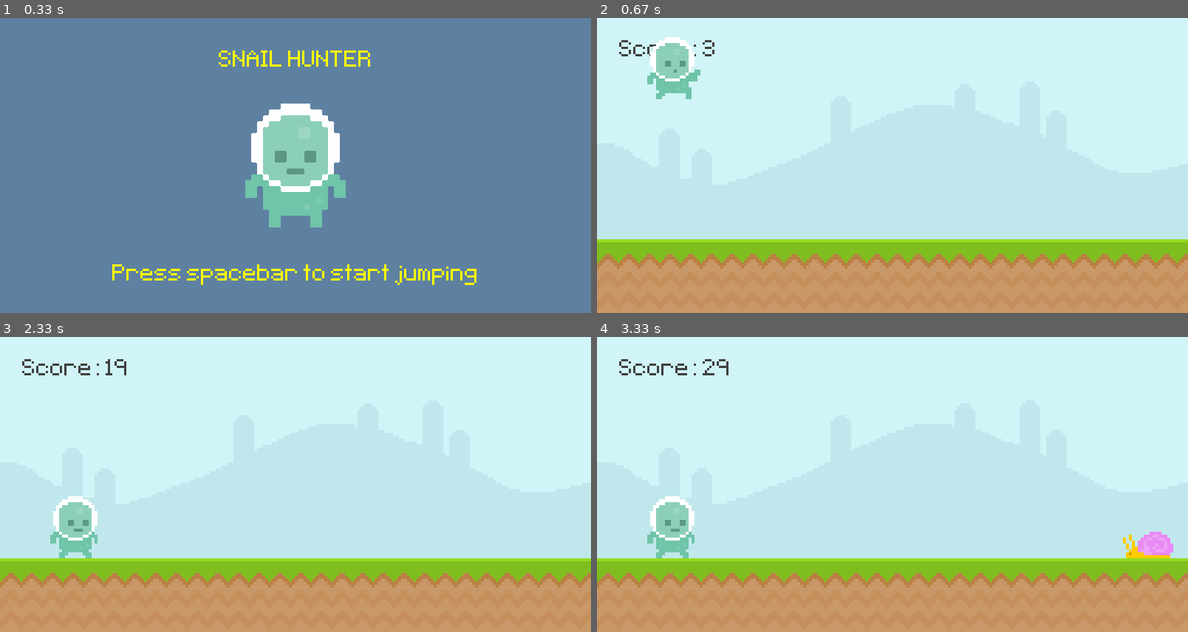
Above: before the commit, frames 1-4 (two rows, left to right).
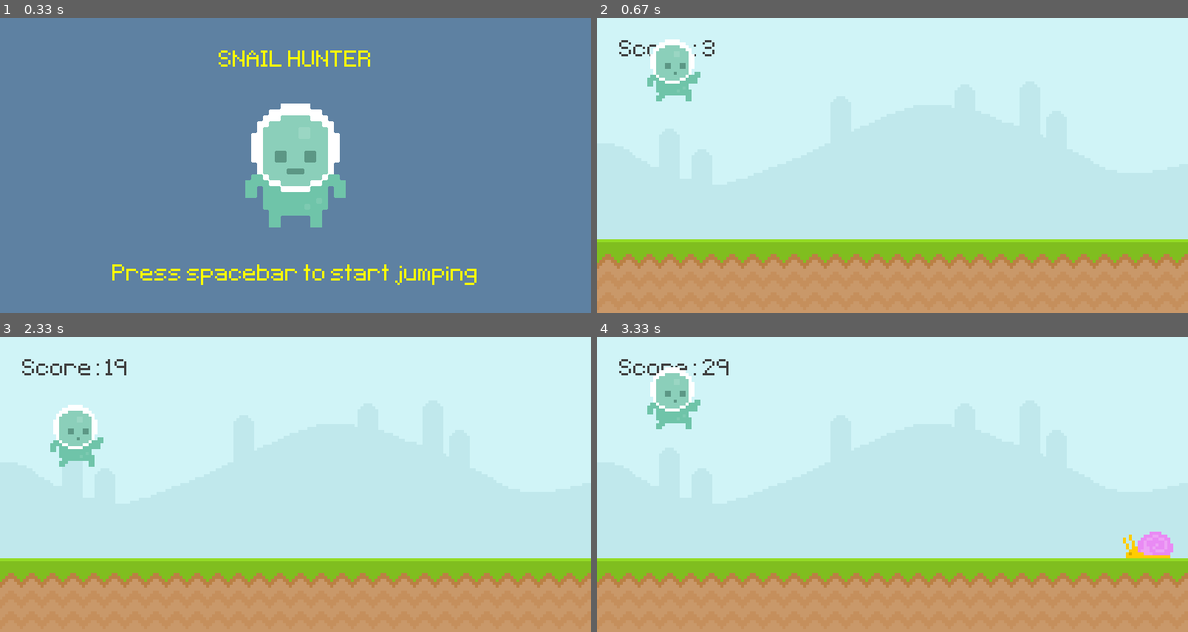
Above: after the commit, the same moments.

Repository: marvneo/pygame-intro
Game: pygame game, started from main.py
Two runs of this game, one before a commit and one after it. Both use one fixed random seed, a clock stepped at 60 frames per second and the inputs below.
Inputs:
- Up to frame 1 (0.33 s): no input
- Up to frame 2 (0.67 s): tap Space at 0.33 s
- Up to frame 3 (2.33 s): tap Space at 2.17 s
- Up to frame 4 (3.33 s): tap Space at 2.57, 2.87 s

Frame 1 is identical in both runs. In frame 2, 0.3% of the frame differs, in the area x 8-18%, y 6-29%; in frame 3, 2.6%, in the area x 8-18%, y 23-75%; in frame 4, 2.6%.

Commit message:
add complete gameplay

Diff:
--- a/main.py
+++ b/main.py
@@ -5,27 +5,31 @@
 class Player(pygame.sprite.Sprite):
 
     def __init__(self):
+
         super().__init__()
         player_walk_1 = pygame.image.load('graphics/player/player_walk_1.png').convert_alpha()
         player_walk_2 = pygame.image.load('graphics/player/player_walk_2.png').convert_alpha()
         self.player_jump = pygame.image.load('graphics/player/jump.png').convert_alpha()
         self.player_walk = [player_walk_1, player_walk_2]
         self.player_index = 0
-
         self.image = self.player_walk[self.player_index]
         self.rect = self.image.get_rect(midbottom = (100,300))
         self.gravity = 0
 
+
     def player_input(self):
         keys = pygame.key.get_pressed()
         if keys[pygame.K_SPACE] and self.rect.bottom >= 300:
+            print(self.gravity)
             self.gravity -= 20
 
     def apply_gravity(self):
-        self.gravity += 1
+        if self.rect.bottom >= 301:
+            self.rect.bottom = 300
+            self.gravity = 0
+        else:
+            self.gravity += 1
         self.rect.y += self.gravity
-        if self.rect.bottom >= 300:
-            self.rect.bottom = 300
 
     def animate(self):
         if self.rect.bottom < 300:
@@ -39,8 +43,9 @@
             self.image = self.player_walk[int(self.player_index)]
 
     def update(self):
+
+        self.apply_gravity()
         self.player_input()
-        self.apply_gravity()
         self.animate()
 
 class Enemy(pygame.sprite.Sprite):
@@ -96,9 +101,11 @@
 def check_collision():
 
     if pygame.sprite.spritecollide(player.sprite,enemy_group,False):
+        enemy_group.empty()
         return True
     else:
         return False
+
 
 pygame.init()
 
@@ -169,6 +176,7 @@
                     enemy_group.add(Enemy('fly'))
                 else:
                     enemy_group.add(Enemy('snail'))
+
         else:
             if event.type == pygame.KEYDOWN and event.key == pygame.K_SPACE:
                 if not pause:  # restarts game
@@ -179,7 +187,6 @@
                     game_active = True
                     pause = False
 
-
     if game_active: # renders animation
         screen.blit(sky_surface,(0,0))
         screen.blit(ground_surface,(0,300))
@@ -193,7 +200,6 @@
             game_active = False
             game_over = True
 
-
     else:
         if game_over: # game over screen
             screen.blit(game_over_stand, game_over_stand_rect)
@@ -212,6 +218,5 @@
             screen.blit(instruction_text, instruction_text_rect)
 
 
-
     pygame.display.update()
     clock.tick(60)
